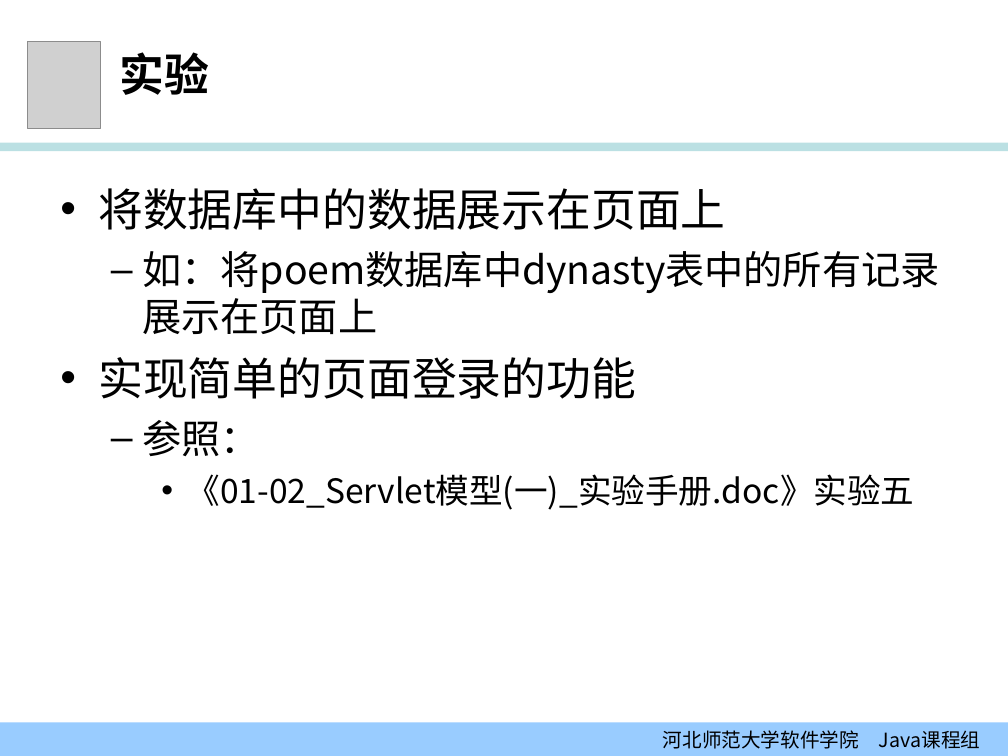
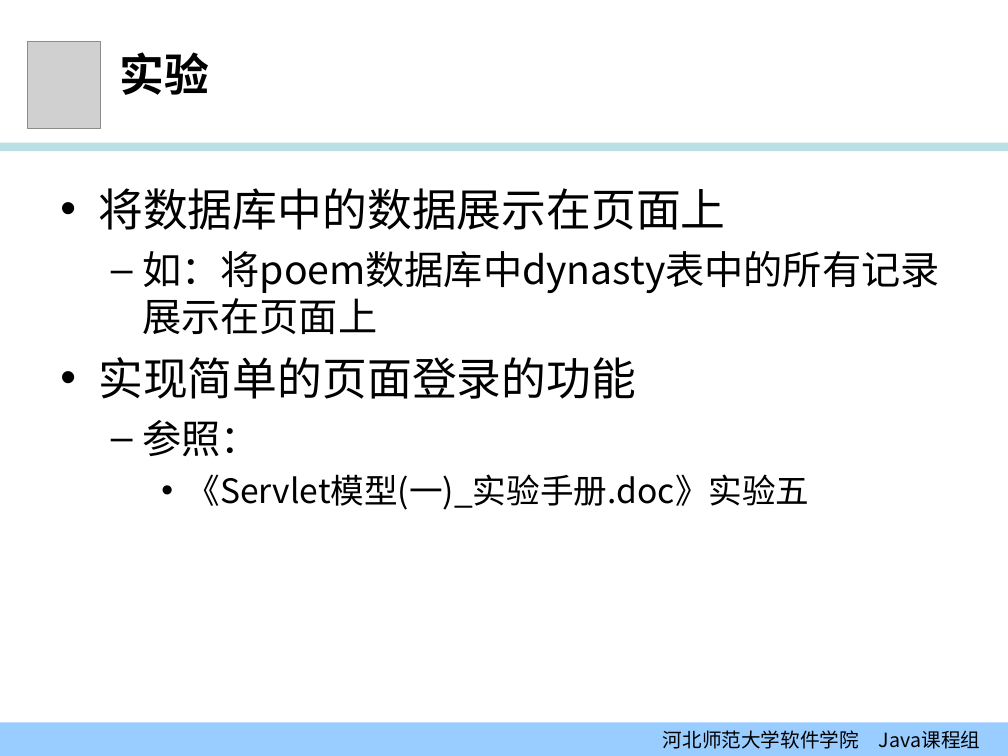
Before and after one commit to edu2act/course-JavaEE, a slide deck: slide 37 of 课程PPT/01-02_Servlet模型（一）.ppt. Drawn at 1008x756 pixels with LibreOffice and Linux fonts; fonts in the diff are those of the drawing; grey boxes stand for pictures; background and template pictures are left out. Boxes give left, top, right and bottom in pixels: in the first picture for what was removed or moved away, otherwise in the second. Text is boxed around its words. In the diff, an @@ line names an element or a change of style, - is before the commit and + after.

```diff
--- a/课程PPT/01-02_Servlet模型（一）.ppt
+++ b/课程PPT/01-02_Servlet模型（一）.ppt
@@ text at [186, 474, 809, 510]: text changed @@
-    • 《01-02_Servlet模型(一)_实验手册.doc》实验五
+    • 《Servlet模型(一)_实验手册.doc》实验五
```
Also in this commit, not shown: 10 other slides changed, 3 other files.
